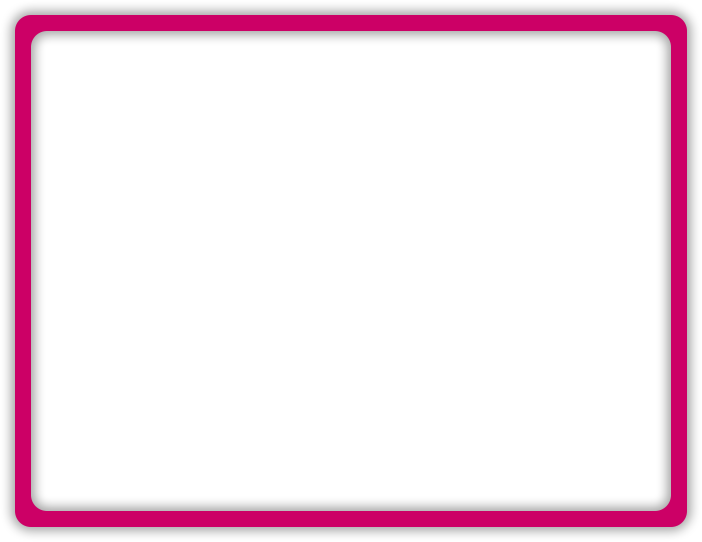
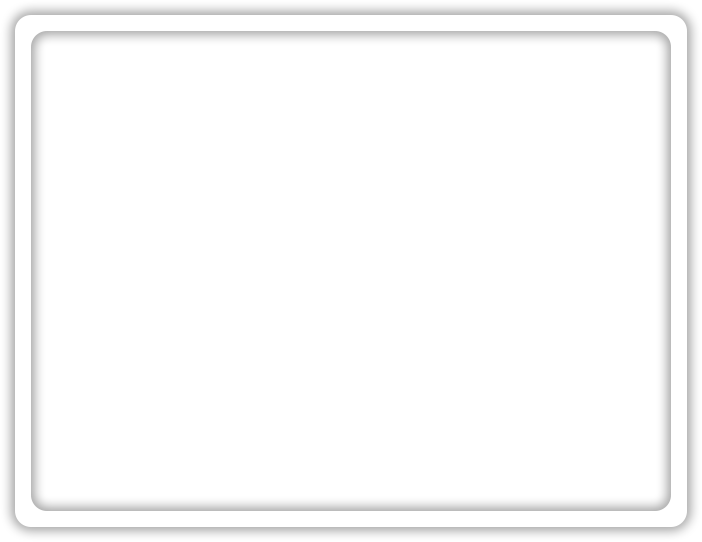
The second 702px x 542px image is a revision of the first. Changes to its layers:
added layer "white" above "レイヤー 1" over [left=15, top=15, right=687, bottom=527]
hid "レイヤー 1" over [left=15, top=15, right=687, bottom=527]
